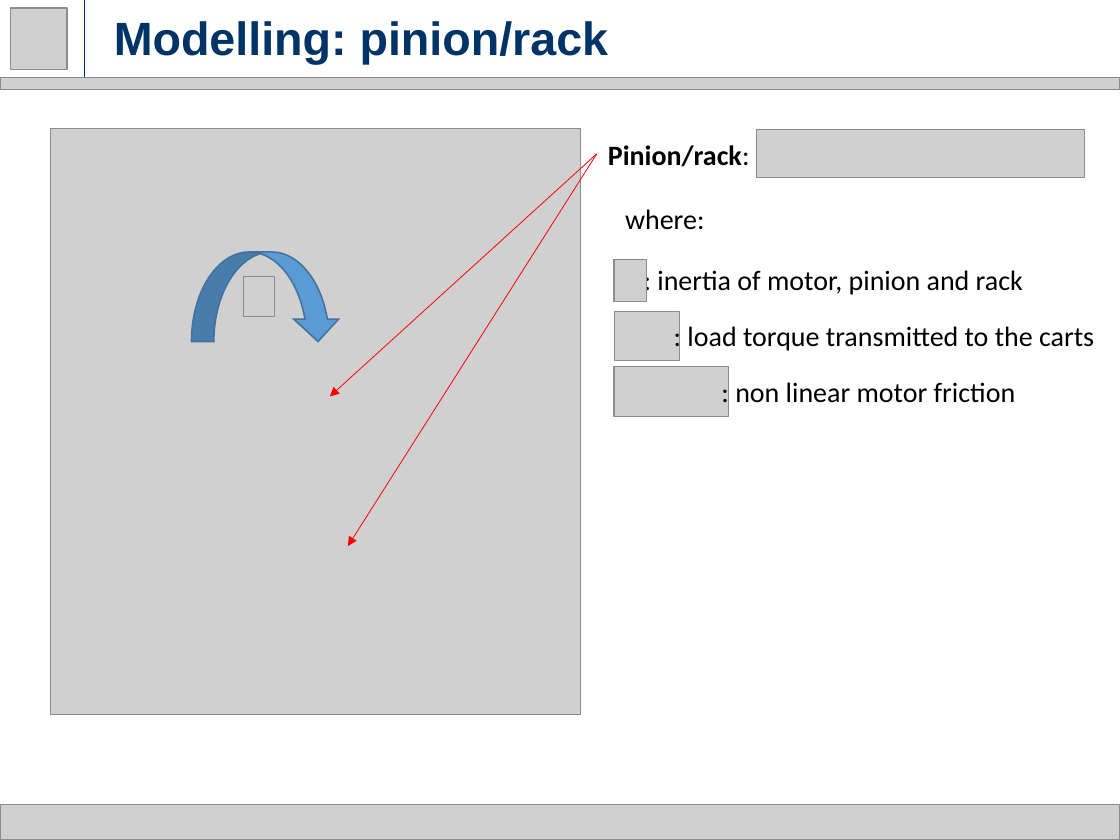
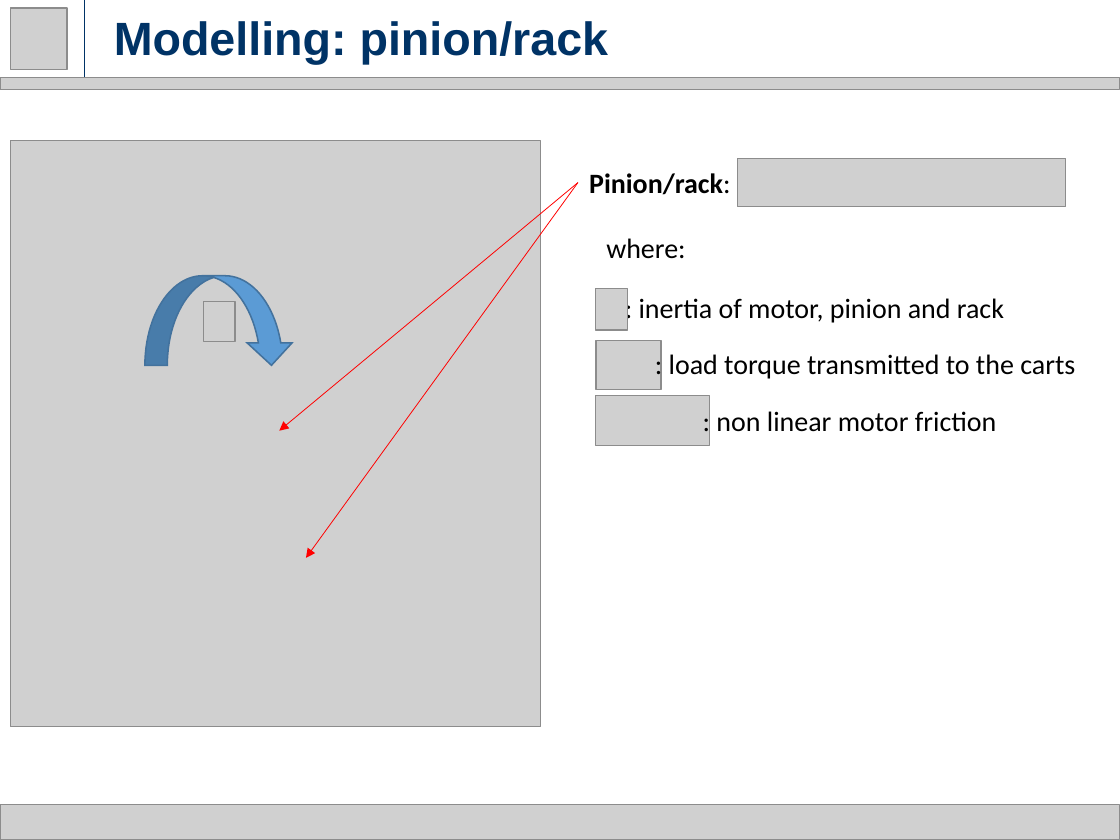
Before and after one commit to rssalessio/Control-Linear-Vibrations, a slide deck: slide 7 of finalPresentation/Part 1/Part1.pptx. Drawn at 1120x840 pixels with LibreOffice and Linux fonts; fonts in the diff are those of the drawing; grey boxes stand for pictures. Boxes give left, top, right and bottom in pixels: in the first picture for what was removed or moved away, otherwise in the second. Text is boxed around its words. In the diff, an @@ line names an element or a change of style, - is before the commit and + after.

Commit message:
Slide update

```diff
--- a/finalPresentation/Part 1/Part1.pptx
+++ b/finalPresentation/Part 1/Part1.pptx
@@ picture: place and size @@
-picture at [50, 129, 580, 715]
+picture at [10, 141, 540, 727]
@@ arrow moved from (597, 153) - (329, 396) to (578, 183) - (279, 431) @@
@@ arrow moved from (597, 153) - (348, 547) to (578, 183) - (306, 558) @@
@@ picture removed at [614, 260, 646, 301] @@
@@ curved down arrow: place and size @@
-curved down arrow at [192, 252, 340, 342]
+curved down arrow at [144, 276, 293, 365]
@@ picture removed at [243, 277, 274, 317] @@
@@ picture added at [595, 289, 627, 330] @@
@@ picture added at [204, 301, 235, 342] @@
@@ picture removed at [615, 311, 680, 361] @@
@@ picture added at [596, 340, 661, 390] @@
@@ 5 texts, 2 pictures: place and size @@
-5 texts, 2 pictures at [608, 130, 1094, 417]
+5 texts, 2 pictures at [589, 158, 1075, 446]
```
Also in this commit, not shown: 3 other slides changed.
